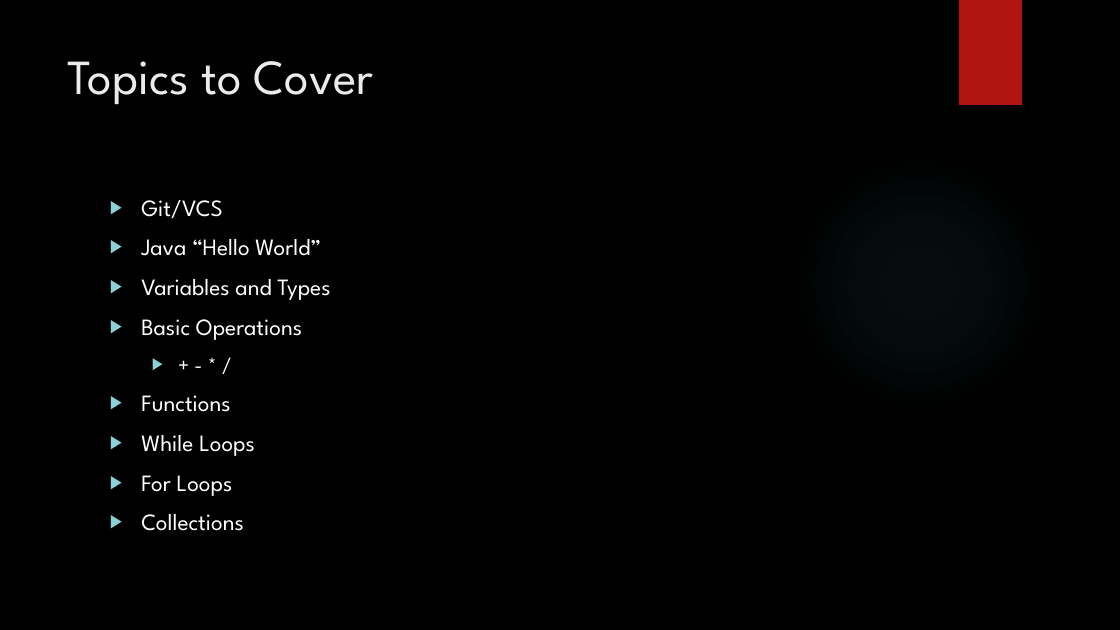
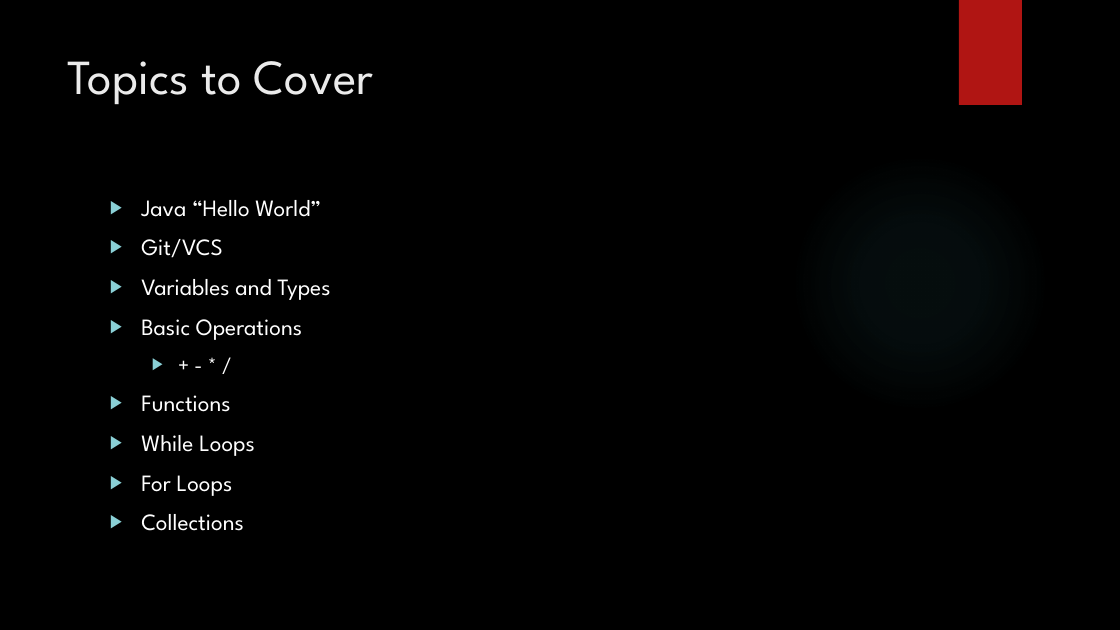
Before and after one commit to HCA-Java-2015/Presentations, a slide deck: slide 2 of Introduction and Git.pptx. Drawn at 1120x630 pixels with LibreOffice and Linux fonts; fonts in the diff are those of the drawing; background and template pictures are left out. Boxes give left, top, right and bottom in pixels: in the first picture for what was removed or moved away, otherwise in the second. Text is boxed around its words. In the diff, an @@ line names an element or a change of style, - is before the commit and + after.

Commit message:
Added Hello World and Variables

```diff
--- a/Introduction and Git.pptx
+++ b/Introduction and Git.pptx
@@ text at <box>141,200,321,217</box>: paragraph added @@
+▶ Java “Hello World”
@@ text at <box>141,239,321,256</box>: paragraph removed @@
-▶ Java “Hello World”
```
Also in this commit, not shown: 2 slides added, 1 slide removed, 1 other file.
